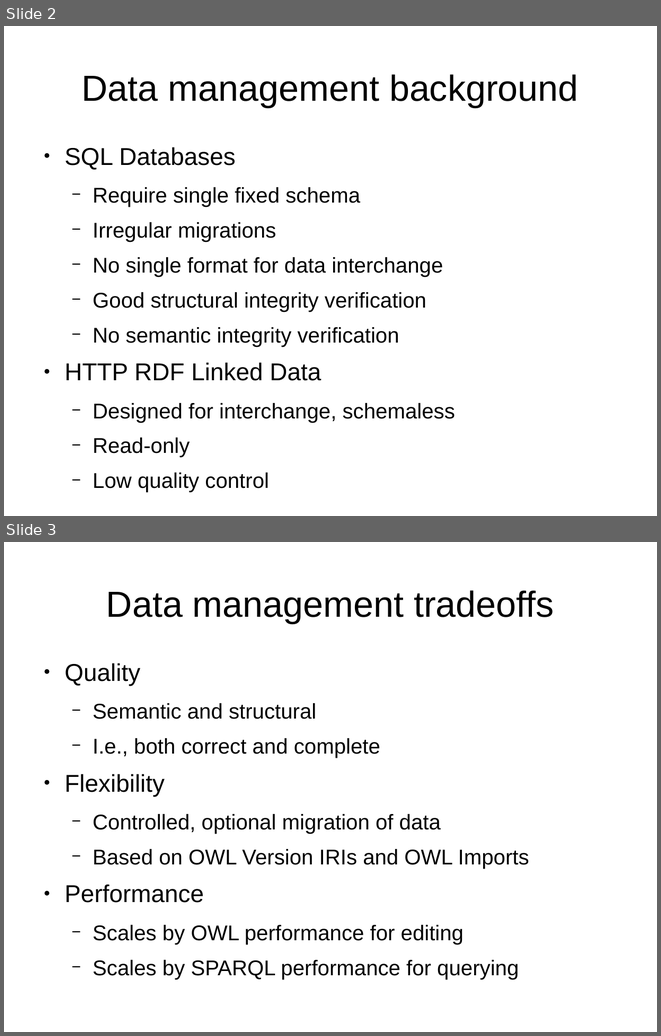
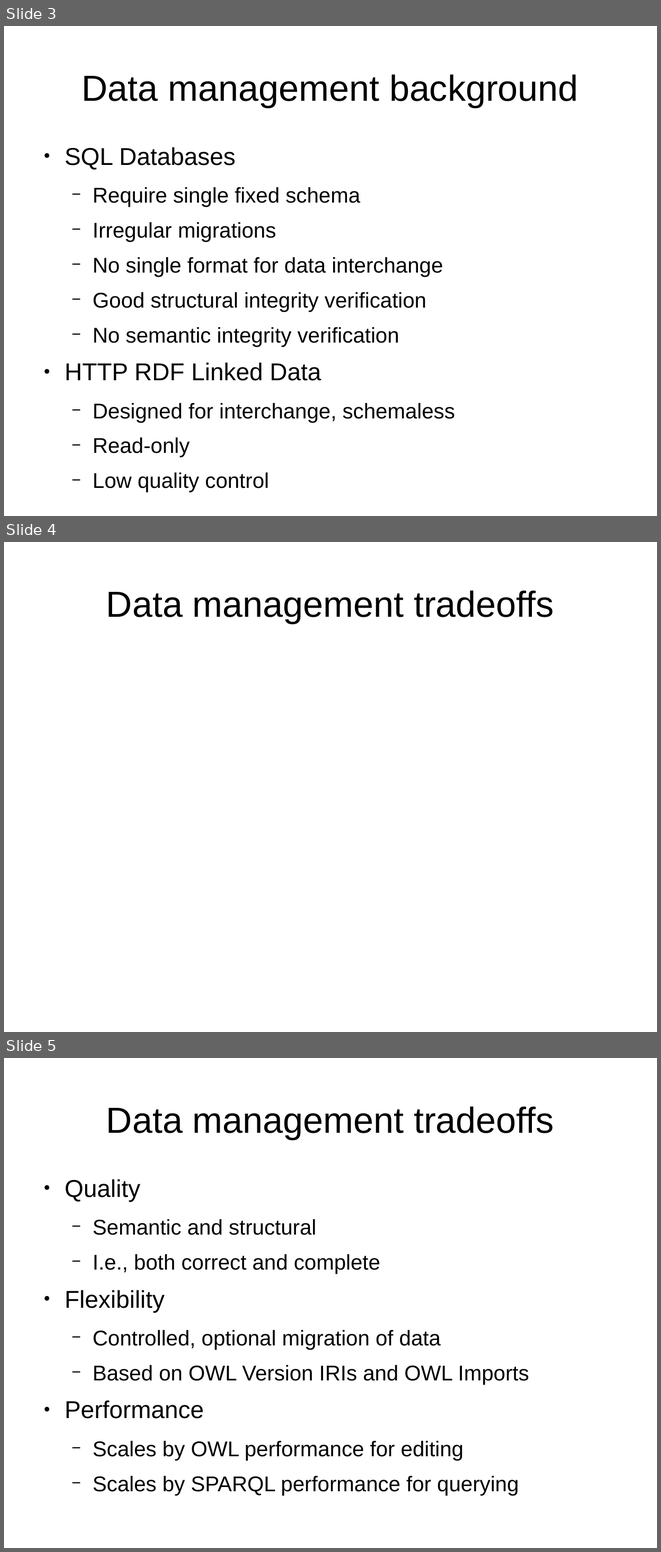
Before and after one commit to podd/podd-publications, a slide deck: montpellier2014/PODD-Montpellier2014.odp. Shown one above the other, each under a label of ours: slides 2 and 3 before the commit, slides 3, 4 and 5 after it. The pictures are 661x1036 and 661x1552 pixels, drawn with LibreOffice and Linux fonts; fonts in the diff are those of the drawing. Boxes give left, top, right and bottom in pixels: in the first picture for what was removed or moved away, otherwise in the second. Text is boxed around its words. In the diff, an @@ line names an element or a change of style, - is before the commit and + after.

```diff
--- a/montpellier2014/PODD-Montpellier2014.odp
+++ b/montpellier2014/PODD-Montpellier2014.odp
@@ slide 4 added at [4, 542, 657, 1032], background #FFFFFF @@
@@ title added at [106, 590, 554, 623], 44 pt, text #000000 @@
+Data management tradeoffs
@@ what was slide 2 is now slide 3 @@
@@ what was slide 3 is now slide 5 @@
```
Also in this commit, not shown: 1 other slide added, 2 other files.
